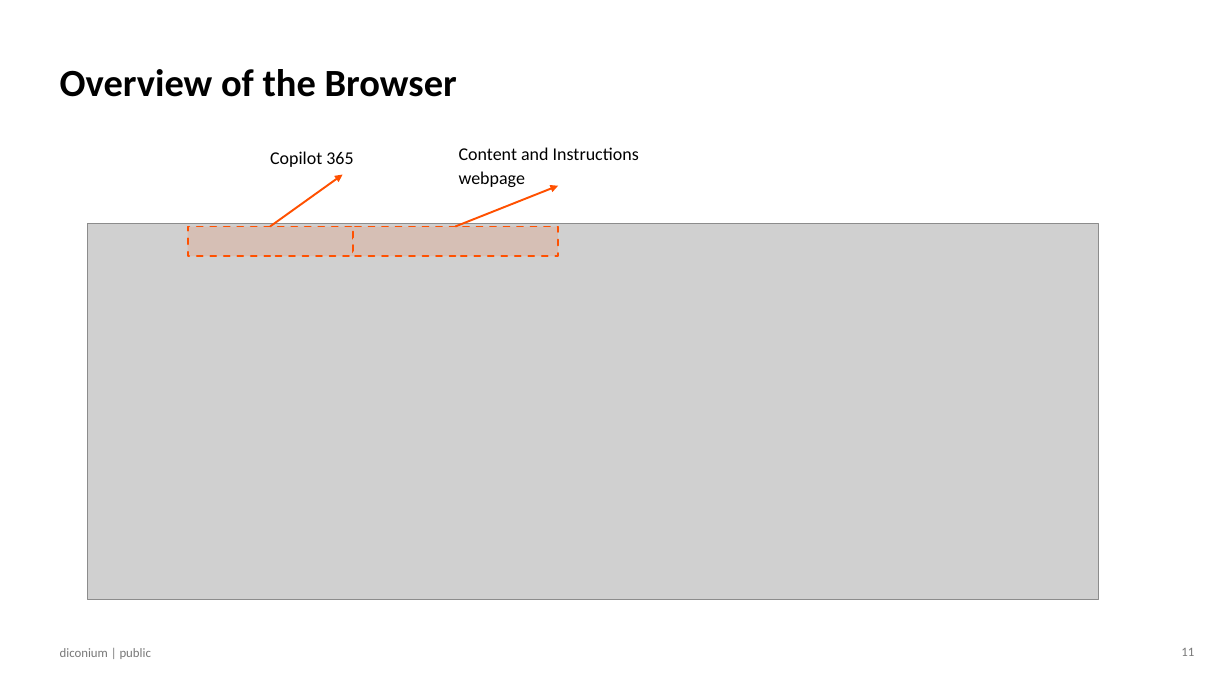
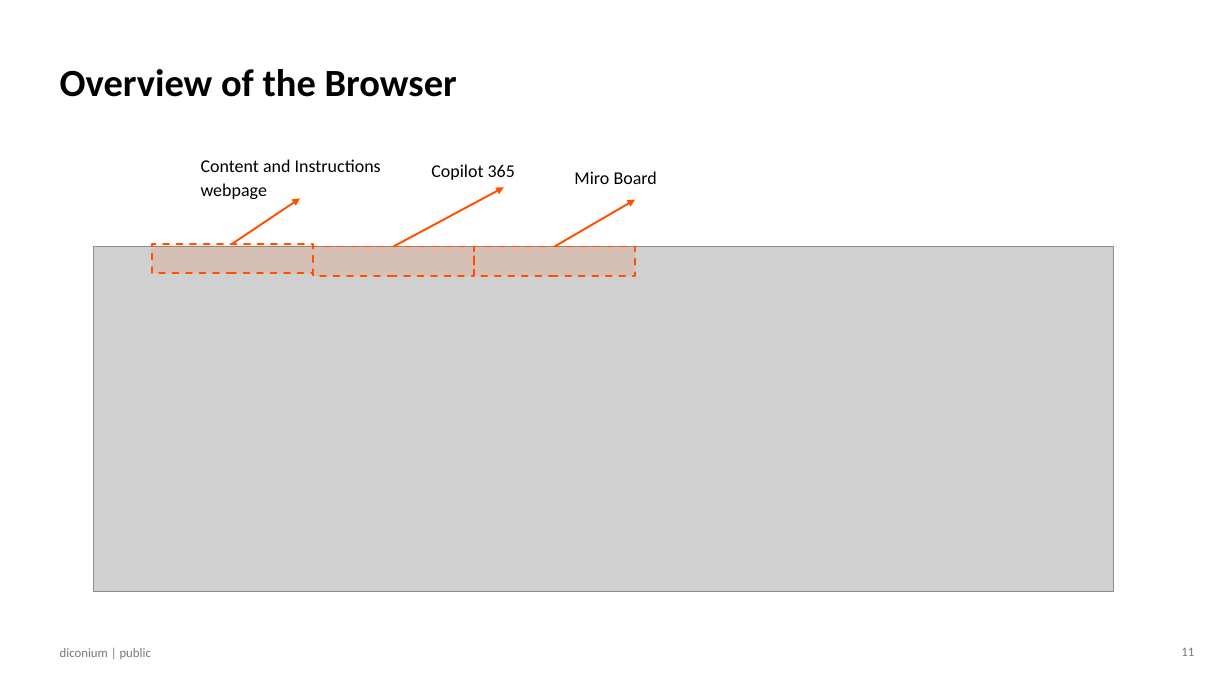
Before and after one commit to NeilSinclair/prompt_workshop, a slide deck: slide 11 of _site/slides/Prompt Engineering Workshop Cariad DX One.pptx. Drawn at 1232x693 pixels with LibreOffice and Linux fonts; fonts in the diff are those of the drawing; grey boxes stand for pictures; background and template pictures are left out. Boxes give left, top, right and bottom in pixels: in the first picture for what was removed or moved away, otherwise in the second. Text is boxed around its words. In the diff, an @@ line names an element or a change of style, - is before the commit and + after.

```diff
--- a/_site/slides/Prompt Engineering Workshop Cariad DX One.pptx
+++ b/_site/slides/Prompt Engineering Workshop Cariad DX One.pptx
@@ text "Content and Instructions webpage" moved from (x1=459, y1=147, x2=639, y2=187) to (x1=201, y1=159, x2=381, y2=199) @@
@@ text "Copilot 365" moved from (x1=270, y1=151, x2=353, y2=167) to (x1=431, y1=164, x2=515, y2=180) @@
@@ text added at (x1=574, y1=171, x2=657, y2=184), 14 pt, text #000000 @@
+Miro Board
@@ arrow moved from (456, 226) - (558, 186) to (232, 244) - (300, 199) @@
@@ arrow moved from (270, 226) - (343, 175) to (394, 247) - (504, 188) @@
@@ arrow added from (555, 247) to (635, 200), #FF5000 1.5 pt @@
@@ picture resized from (x1=88, y1=224, x2=1100, y2=599) to (x1=94, y1=247, x2=1114, y2=592) @@
@@ rectangle resized from (x1=353, y1=226, x2=558, y2=256) to (x1=152, y1=244, x2=312, y2=274) @@
@@ rectangle resized from (x1=188, y1=226, x2=353, y2=256) to (x1=313, y1=247, x2=474, y2=276) @@
@@ rectangle added at (x1=474, y1=247, x2=635, y2=276), fill #FF5000 at 13% opacity, outline #FF5000 1.5 pt dashed @@
```
Also in this commit, not shown: 10 other files.
